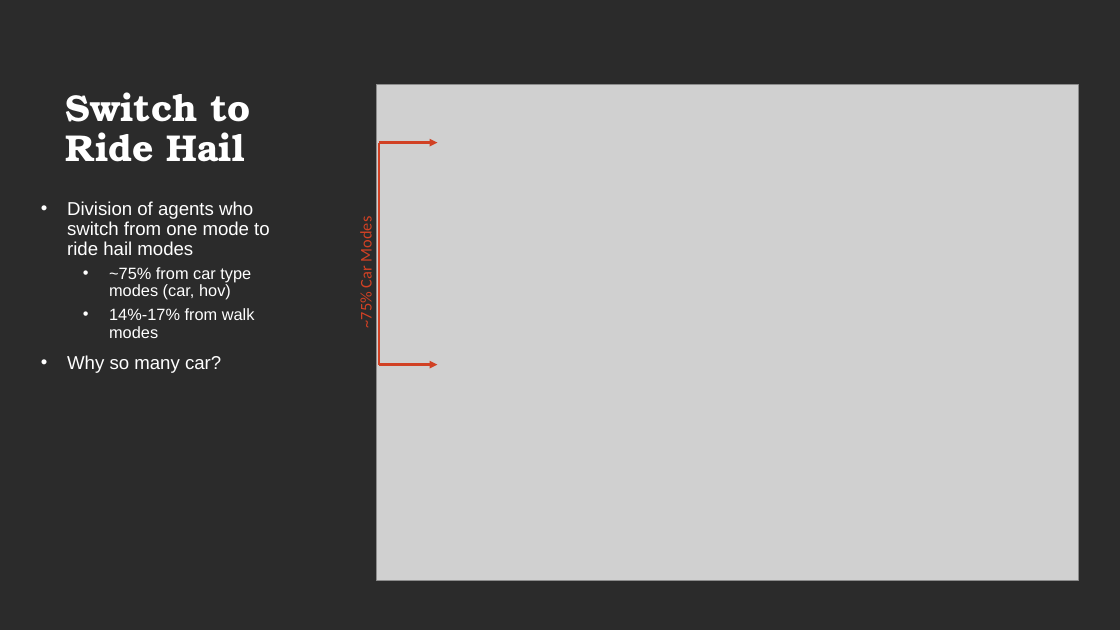
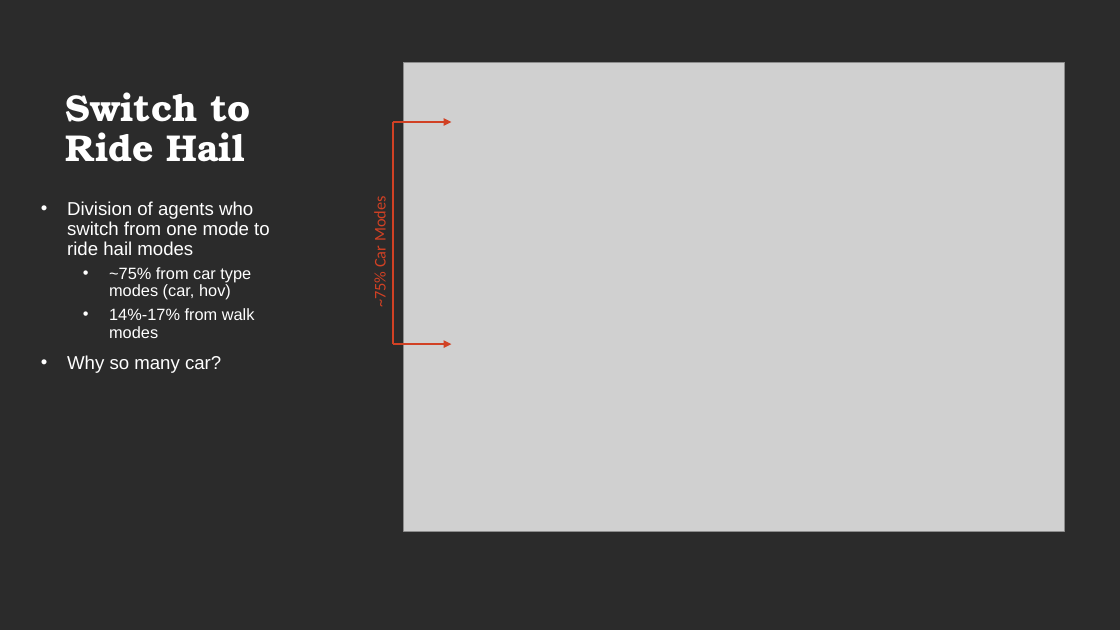
Before and after one commit to cday97/mode_choice_thesis, a slide deck: slide 11 of mode_choice_thesis_8-26-22.pptx. Drawn at 1120x630 pixels with LibreOffice and Linux fonts; fonts in the diff are those of the drawing; grey boxes stand for pictures; background and template pictures are left out; a plain dark background stands for a picture behind light text. Boxes give left, top, right and bottom in pixels: in the first picture for what was removed or moved away, otherwise in the second. Text is boxed around its words. In the diff, an @@ line names an element or a change of style, - is before the commit and + after.

```diff
--- a/mode_choice_thesis_8-26-22.pptx
+++ b/mode_choice_thesis_8-26-22.pptx
@@ picture: place and size @@
-picture at box(376, 85, 1079, 581)
+picture at box(404, 62, 1065, 531)
@@ 2 arrows, 1 text, 1 line: place and size @@
-2 arrows, 1 text, 1 line at box(356, 143, 438, 365)
+2 arrows, 1 text, 1 line at box(370, 122, 451, 344)
```
Also in this commit, not shown: 9 other slides changed, 11 other files.
